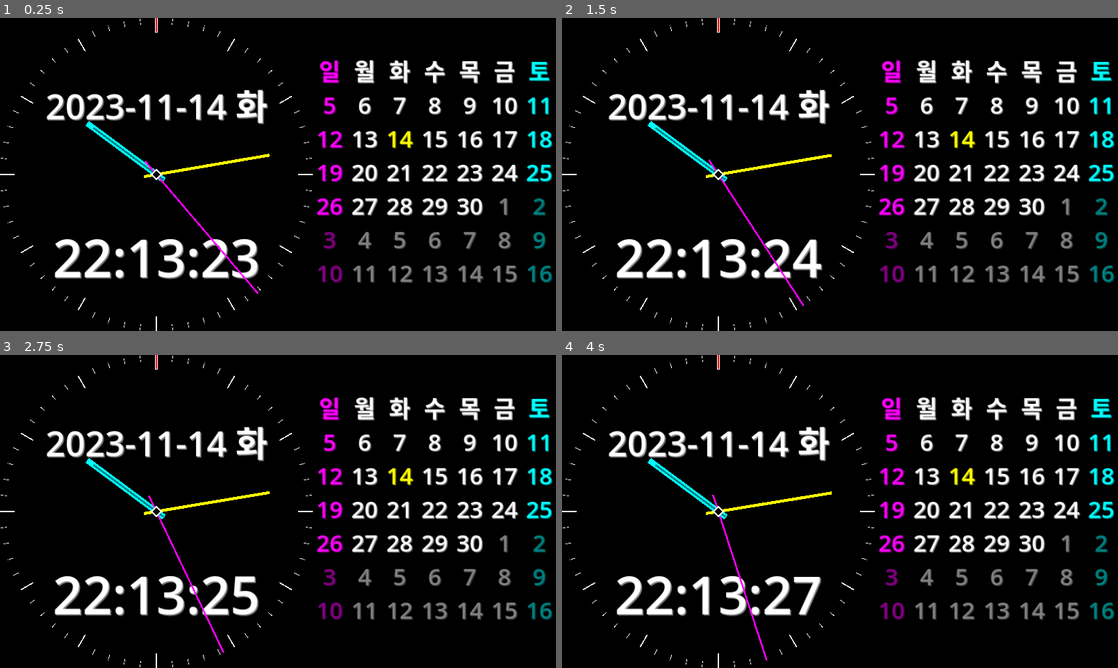
Above: before the commit, frames 1-4 (two rows, left to right).
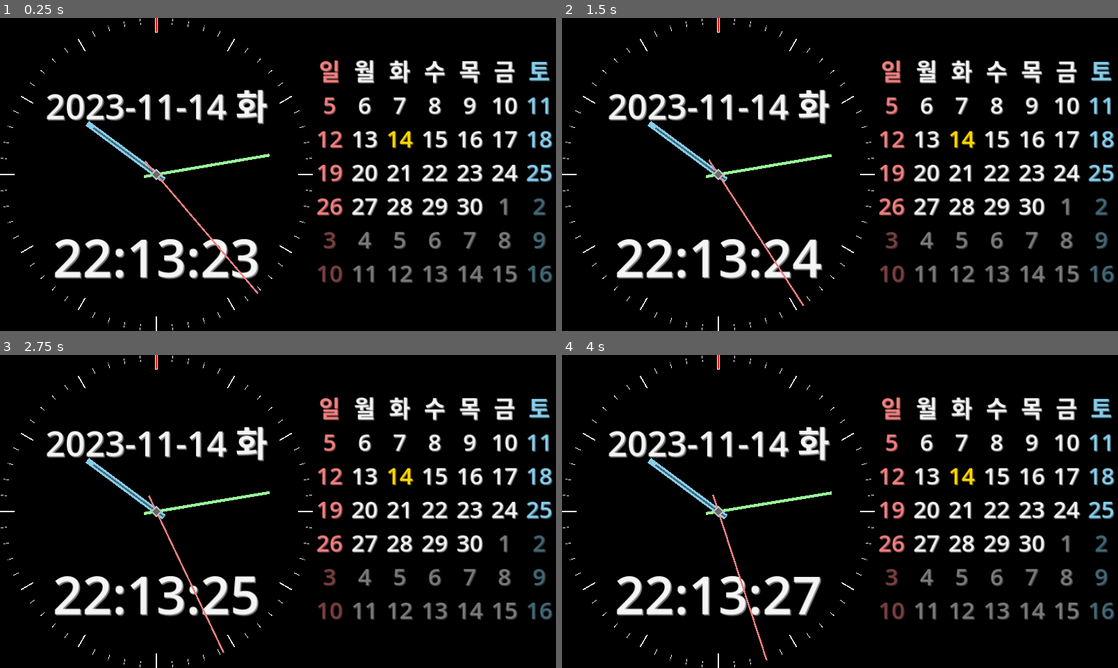
Above: after the commit, the same moments.

Repository: kasworld/gd4analogclockcal
Game: Godot game, scene res://main.tscn
Same seed, same stepped clock (60 frames per second), same inputs: the game is played once before the commit and once after it.
Inputs:
- Up to frame 1 (0.25 s): no input
- Up to frame 2 (1.5 s): no input
- Up to frame 3 (2.75 s): no input
- Up to frame 4 (4 s): no input

The runs differ from the first frame. In frame 1, 2.4% of the frame differs, in the area x 15-100%, y 13-89%; in frame 2, 2.4%; in frame 3, 2.4%; in frame 4, 2.4%, in the area x 15-100%, y 13-98%.

Commit message:
arrange color

Diff:
--- a/analog_clock.gd
+++ b/analog_clock.gd
@@ -58,8 +58,8 @@
 	SecondHand = clock_hand(Global.HandDict.second)
 	add_child(SecondHand)
 
-	add_child(new_clock_center(Color.WHITE, PI/4, 30))
-	add_child(new_clock_center(Color.BLACK, PI/4, 20))
+	add_child(new_clock_center(Color.GRAY, PI/4, 30))
+	add_child(new_clock_center(Color.DIM_GRAY, PI/4, 20))
 
 # Called every frame. 'delta' is the elapsed time since the previous frame.
 func _process(delta: float) -> void:
--- a/calendar.gd
+++ b/calendar.gd
@@ -40,7 +40,7 @@
 			if dayIndexDict["month"] != todayDict["month"]:
 				co = Global.weekdayColorInfo[wd][1]
 			elif dayIndexDict["day"] == todayDict["day"]:
-				co = Color.YELLOW
+				co = Global.todayColor
 			Global.set_font_color_shasow(curLabel, co, co.darkened(0.5) )
 			dayIndex += 24*60*60
 
--- a/global.gd
+++ b/global.gd
@@ -2,36 +2,37 @@
 
 const weekdaystring = ["일","월","화","수","목","금","토"]
 var weekdayColorInfo = [
-	[Color.MAGENTA, Color.MAGENTA.darkened(0.5), 3],  # sunday
-	[Color.WHITE, Color.WHITE.darkened(0.5), 3],  # monday
-	[Color.WHITE, Color.WHITE.darkened(0.5), 3],
-	[Color.WHITE, Color.WHITE.darkened(0.5), 3],
-	[Color.WHITE, Color.WHITE.darkened(0.5), 3],
-	[Color.WHITE, Color.WHITE.darkened(0.5), 3],
-	[Color.CYAN, Color.CYAN.darkened(0.5), 3],  # saturday
+	[Color.LIGHT_CORAL, Color.LIGHT_CORAL.darkened(0.5), 3],  # sunday
+	[Color.WHITE_SMOKE, Color.WHITE_SMOKE.darkened(0.5), 3],  # monday
+	[Color.WHITE_SMOKE, Color.WHITE_SMOKE.darkened(0.5), 3],
+	[Color.WHITE_SMOKE, Color.WHITE_SMOKE.darkened(0.5), 3],
+	[Color.WHITE_SMOKE, Color.WHITE_SMOKE.darkened(0.5), 3],
+	[Color.WHITE_SMOKE, Color.WHITE_SMOKE.darkened(0.5), 3],
+	[Color.SKY_BLUE, Color.SKY_BLUE.darkened(0.5), 3],  # saturday
 ]
 
-var timelabelColor = [Color.WHITE,Color.WHITE.darkened(0.5),4]
-var datelabelColor = [Color.WHITE,Color.WHITE.darkened(0.5),4]
+var timelabelColor = [Color.WHITE_SMOKE,Color.WHITE_SMOKE.darkened(0.5),4]
+var datelabelColor = [Color.WHITE_SMOKE,Color.WHITE_SMOKE.darkened(0.5),4]
+var todayColor = Color.GOLD
 
 var HandDict = {
 	"hour" : {
-		"color" :Color.CYAN,
+		"color" :Color.SKY_BLUE,
 		"width" : 20,
 		"height" : 330,
 	},
 	"hour2" : {
-		"color" :Color.CYAN.darkened(0.5),
+		"color" :Color.SKY_BLUE.darkened(0.5),
 		"width" : 6,
 		"height" : 300,
 	},
 	"minute" : {
-		"color" :Color.YELLOW,
+		"color" :Color.PALE_GREEN,
 		"width" : 10,
 		"height" : 440,
 	},
 	"second" : {
-		"color" :Color.MAGENTA,
+		"color" :Color.LIGHT_CORAL,
 		"width" : 6,
 		"height" : 600,
 	}
